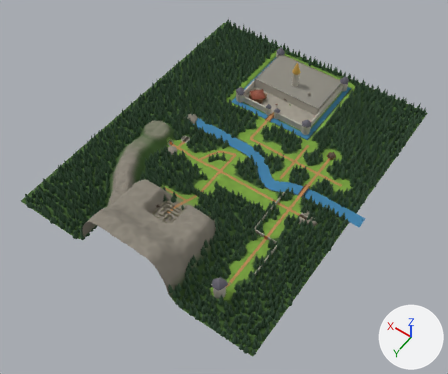
One commit to the glTF model src/three/models/land.glb: the scene before it, then after it.
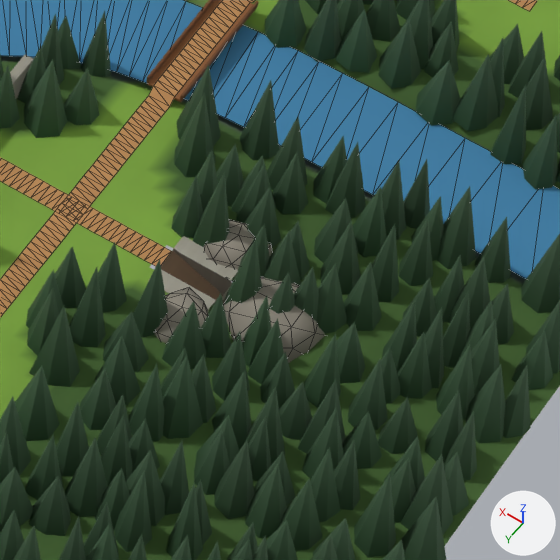
The first picture shows the older version from a 50 mm lens placed at (-259.0, 355.0, 534.0), pointed at (-14.0, 12.0, -6.0). The close-ups show the older and then the newer version on the part from 63% to 77% of the width and 50% to 67% of the height of that picture. Only the edits that show in the close-ups are written down. The axes (+X, +Y, +Z) are drawn at lower right. The lights are the same throughout. The close-ups show mesh edges as thin lines. Vertices at exactly the same position are counted once.

The first close-up shows 'built', 'ground', 'paths', 'rocks', 'trees', 'tunnel', 'water'.
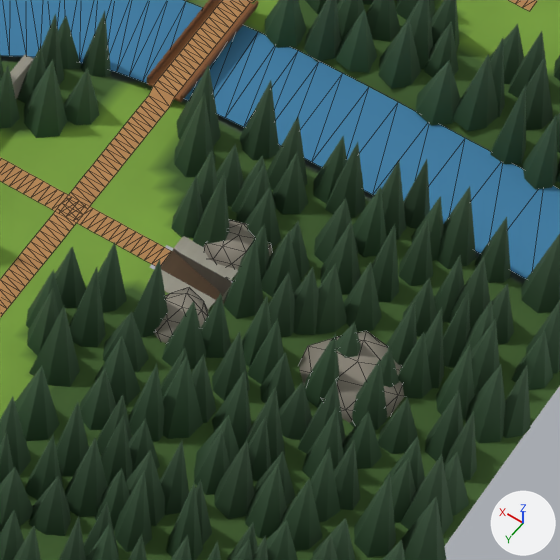
The edits, one by one:
me_rocks is used by ob_rocks; location (0.0, 0.0, 0.0).
me_rocks had 210 vertices, 400 faces and spanned x -124.0..68.0, y -19.0..10.0, z -5.0..4.0.
me_rocks now has 210 vertices, 400 faces and spans x -136.0..68.0, y -19.0..10.0, z -4.0..4.0.
me_rocks part 1: 42 of 210 vertices moved; they spanned x -124.0..-112.0, y -6.0..7.0, z -5.0..4.0 and now span x -136.0..-124.0, y -5.0..8.0, z -4.0..4.0; mean shift (-12.0, 2.0, 0.0); largest move (-122.0, 3.0, 1.0) -> (-135.0, 6.0, 2.0).

Location of each change, [x1, y1, x2, y2] in pixels of the close-ups (560 x 560 px; the box of a moved part takes in the faces that stretch with it):
'rocks', reshaped
    before: [155, 220, 325, 363]
    after: [155, 220, 404, 423]
part 1 of me_rocks, moved or reshaped
    before: [223, 277, 325, 363]
    after: [299, 331, 404, 423]
